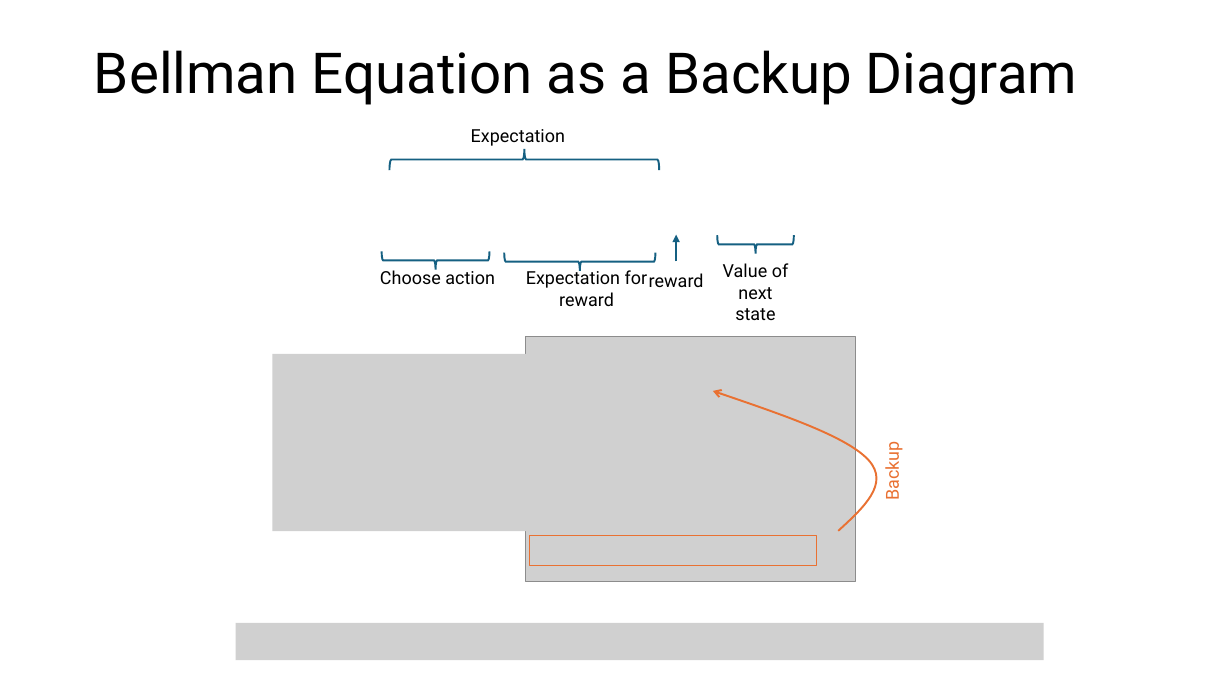
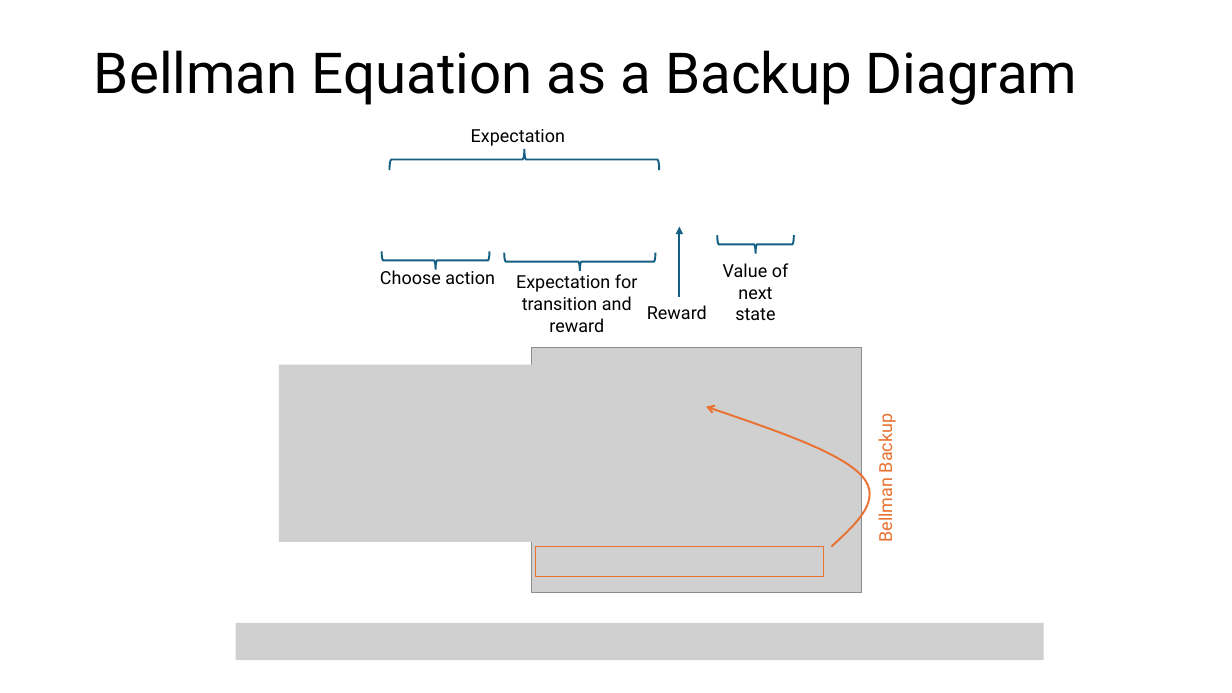
Before and after one commit to mhahsler/Introduction_to_Reinforcement_Learning, a slide deck: slide 22 of slides/Lecture_Chapter03.pptx (slide 21 before the commit). Drawn at 1232x693 pixels with LibreOffice and Linux fonts; fonts in the diff are those of the drawing; grey boxes stand for pictures. Boxes give left, top, right and bottom in pixels: in the first picture for what was removed or moved away, otherwise in the second. Text is boxed around its words. In the diff, an @@ line names an element or a change of style, - is before the commit and + after.

```diff
--- a/slides/Lecture_Chapter03.pptx
+++ b/slides/Lecture_Chapter03.pptx
@@ arrow moved from (677, 262) - (677, 235) to (679, 297) - (679, 226) @@
@@ text at <box>516,274,638,332</box>: text changed @@
-Expectation for reward
+Expectation for transition and reward
@@ text at <box>647,305,707,319</box>: text changed @@
-reward
+Reward
@@ freeform shape: place and size @@
-freeform shape at <box>713,391,876,531</box>
+freeform shape at <box>706,407,870,546</box>
@@ text at <box>873,420,897,541</box>: text changed @@
-Backup
+Bellman Backup
@@ 2 pictures, 1 rectangle: place and size @@
-2 pictures, 1 rectangle at <box>273,336,856,581</box>
+2 pictures, 1 rectangle at <box>279,348,862,592</box>
```
Also in this commit, not shown: 6 other slides changed, 1 other file.
